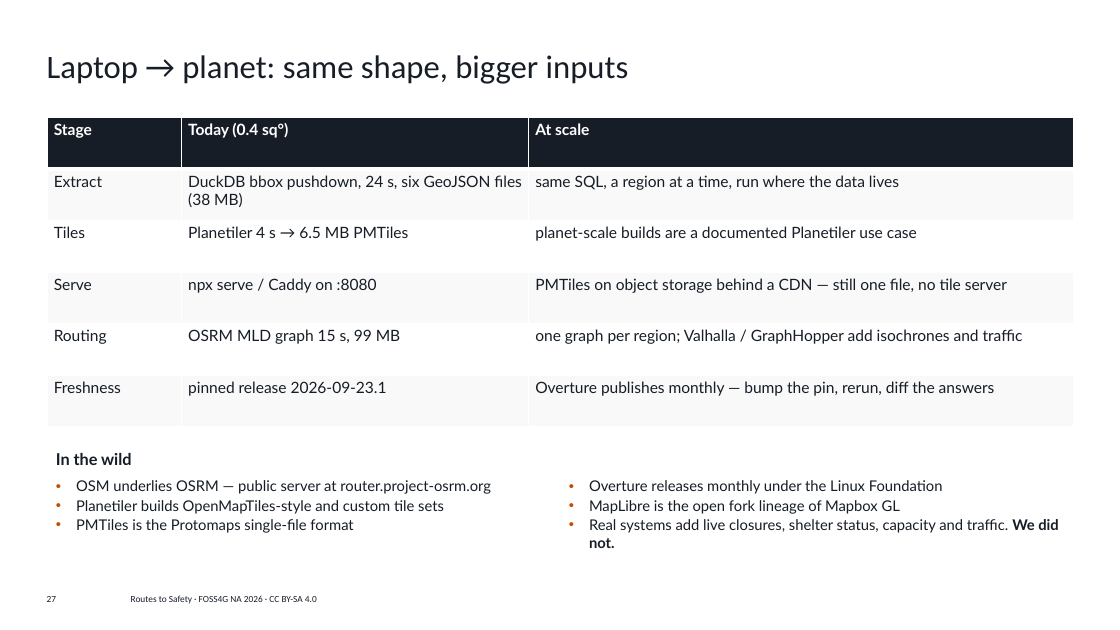
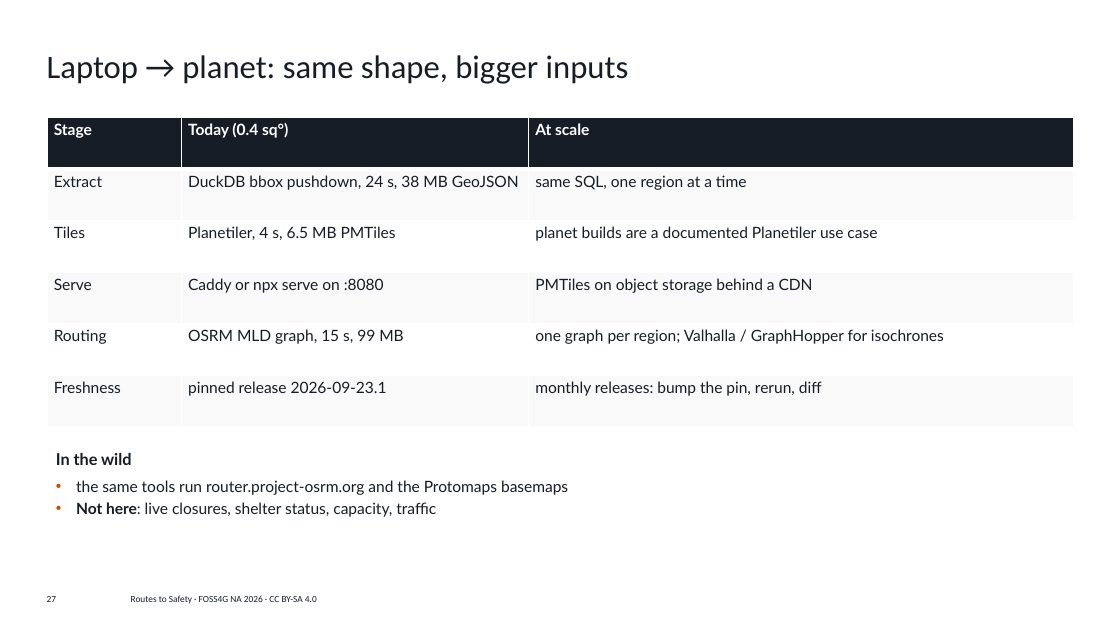
Before and after one commit to vishal4c/routes-to-safety-workshop, a slide deck: slide 27 of deck/Routes-to-Safety-FOSS4G-NA-2026.pptx. Drawn at 1120x630 pixels with LibreOffice and Linux fonts; fonts in the diff are those of the drawing; background and template pictures are left out. Boxes give left, top, right and bottom in pixels: in the first picture for what was removed or moved away, otherwise in the second. Text is boxed around its words. In the diff, an @@ line names an element or a change of style, - is before the commit and + after.

```diff
--- a/deck/Routes-to-Safety-FOSS4G-NA-2026.pptx
+++ b/deck/Routes-to-Safety-FOSS4G-NA-2026.pptx
@@ table at (47,118,1074,427) @@
-row 2, column 2: DuckDB bbox pushdown, 24 s, six GeoJSON files (38 MB)
+row 2, column 2: DuckDB bbox pushdown, 24 s, 38 MB GeoJSON
-row 2, column 3: same SQL, a region at a time, run where the data lives
+row 2, column 3: same SQL, one region at a time
-row 3, column 2: Planetiler 4 s → 6.5 MB PMTiles
+row 3, column 2: Planetiler, 4 s, 6.5 MB PMTiles
-row 3, column 3: planet-scale builds are a documented Planetiler use case
+row 3, column 3: planet builds are a documented Planetiler use case
-row 4, column 2: npx serve / Caddy on :8080
+row 4, column 2: Caddy or npx serve on :8080
-row 4, column 3: PMTiles on object storage behind a CDN — still one file, no tile server
+row 4, column 3: PMTiles on object storage behind a CDN
-row 5, column 2: OSRM MLD graph 15 s, 99 MB
+row 5, column 2: OSRM MLD graph, 15 s, 99 MB
-row 5, column 3: one graph per region; Valhalla / GraphHopper add isochrones and traffic
+row 5, column 3: one graph per region; Valhalla / GraphHopper for isochrones
-row 6, column 3: Overture publishes monthly — bump the pin, rerun, diff the answers
+row 6, column 3: monthly releases: bump the pin, rerun, diff
@@ text at (76,480,568,517): text changed; size 9.5 to 10 pt @@
-• OSM underlies OSRM — public server at router.project-osrm.org
-• Planetiler builds OpenMapTiles-style and custom tile sets
-• PMTiles is the Protomaps single-file format
+• the same tools run router.project-osrm.org and the Protomaps basemaps
+• Not here: live closures, shelter status, capacity, traffic
@@ text removed at (589,480,1059,548) @@
-• Overture releases monthly under the Linux Foundation
-• MapLibre is the open fork lineage of Mapbox GL
-• Real systems add live closures, shelter status, capacity and traffic. We did not.
```
Also in this commit, not shown: 21 other slides changed, 1 other file.
